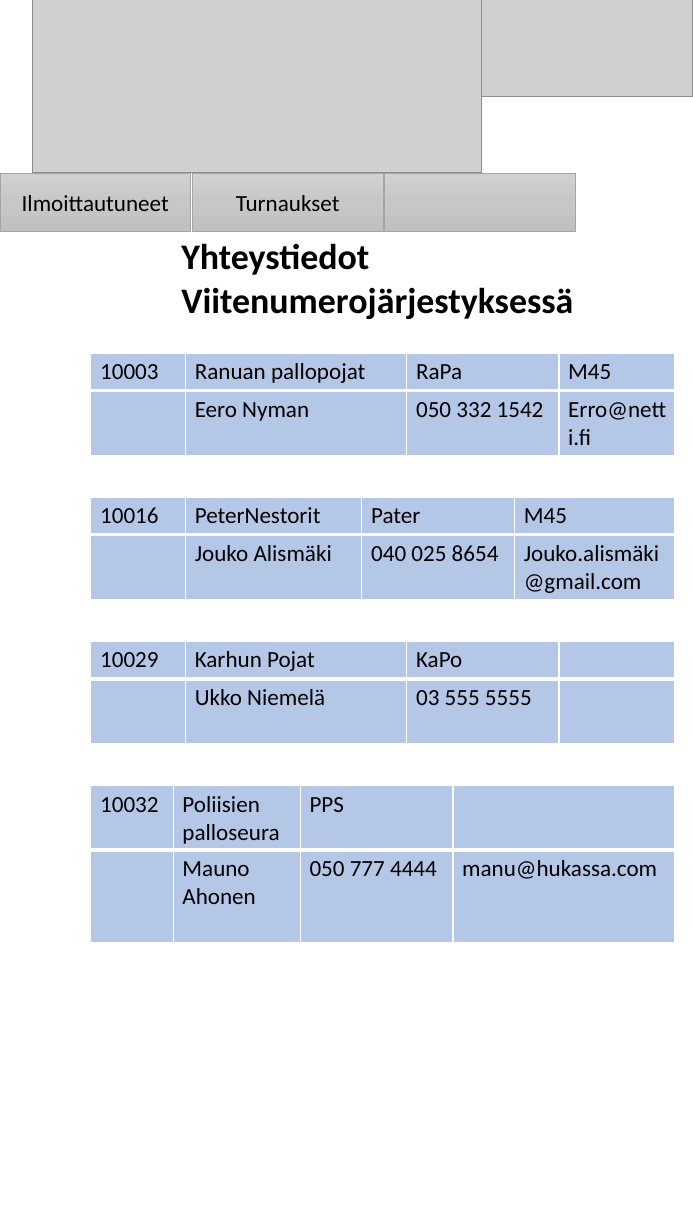
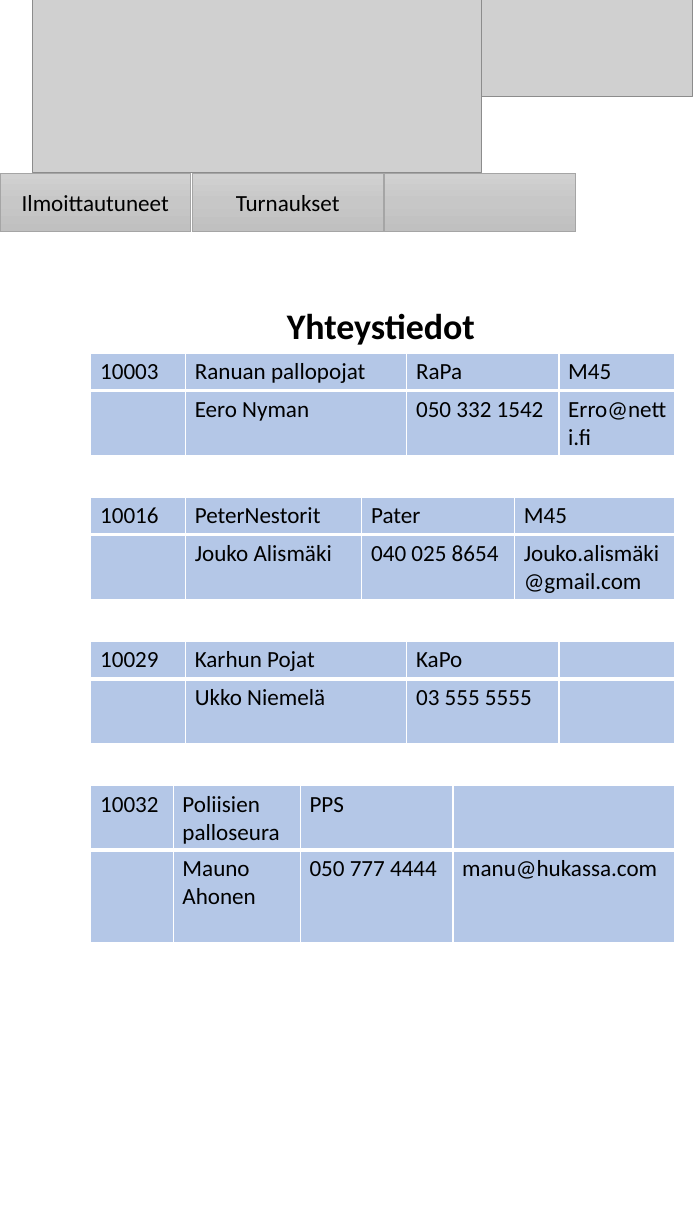
Before and after one commit to Leppis35/Leenan_kurssi, a slide deck: slide 6 of Tyyliopas.pptx (slide 5 before the commit). Drawn at 693x1232 pixels with LibreOffice and Linux fonts; fonts in the diff are those of the drawing; grey boxes stand for pictures; background and template pictures are left out. Boxes give left, top, right and bottom in pixels: in the first picture for what was removed or moved away, otherwise in the second. Text is boxed around its words. In the diff, an @@ line names an element or a change of style, - is before the commit and + after.

```diff
--- a/Tyyliopas.pptx
+++ b/Tyyliopas.pptx
@@ text at [181,287,573,319]: paragraph removed @@
-Viitenumerojärjestyksessä
@@ text "Yhteystiedot": place and size @@
-text "Yhteystiedot" at [181,243,573,319]
+text "Yhteystiedot" at [287,313,475,345]
```
Also in this commit, not shown: 1 other slide changed, 1 slide added, 10 other files.
